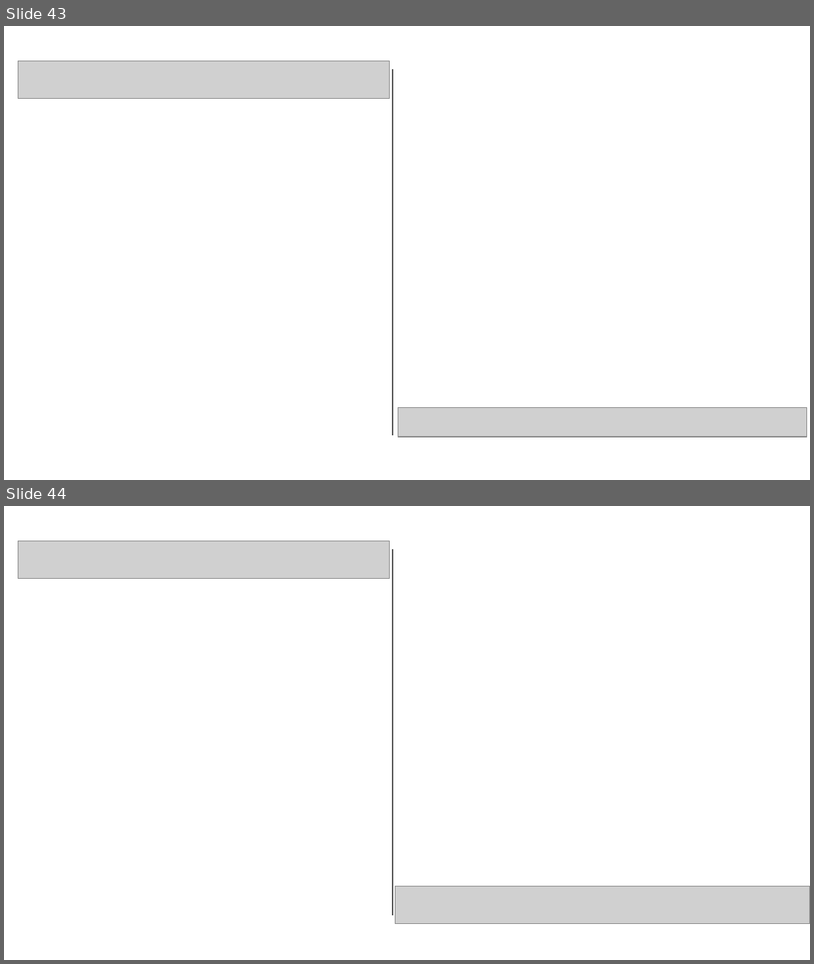
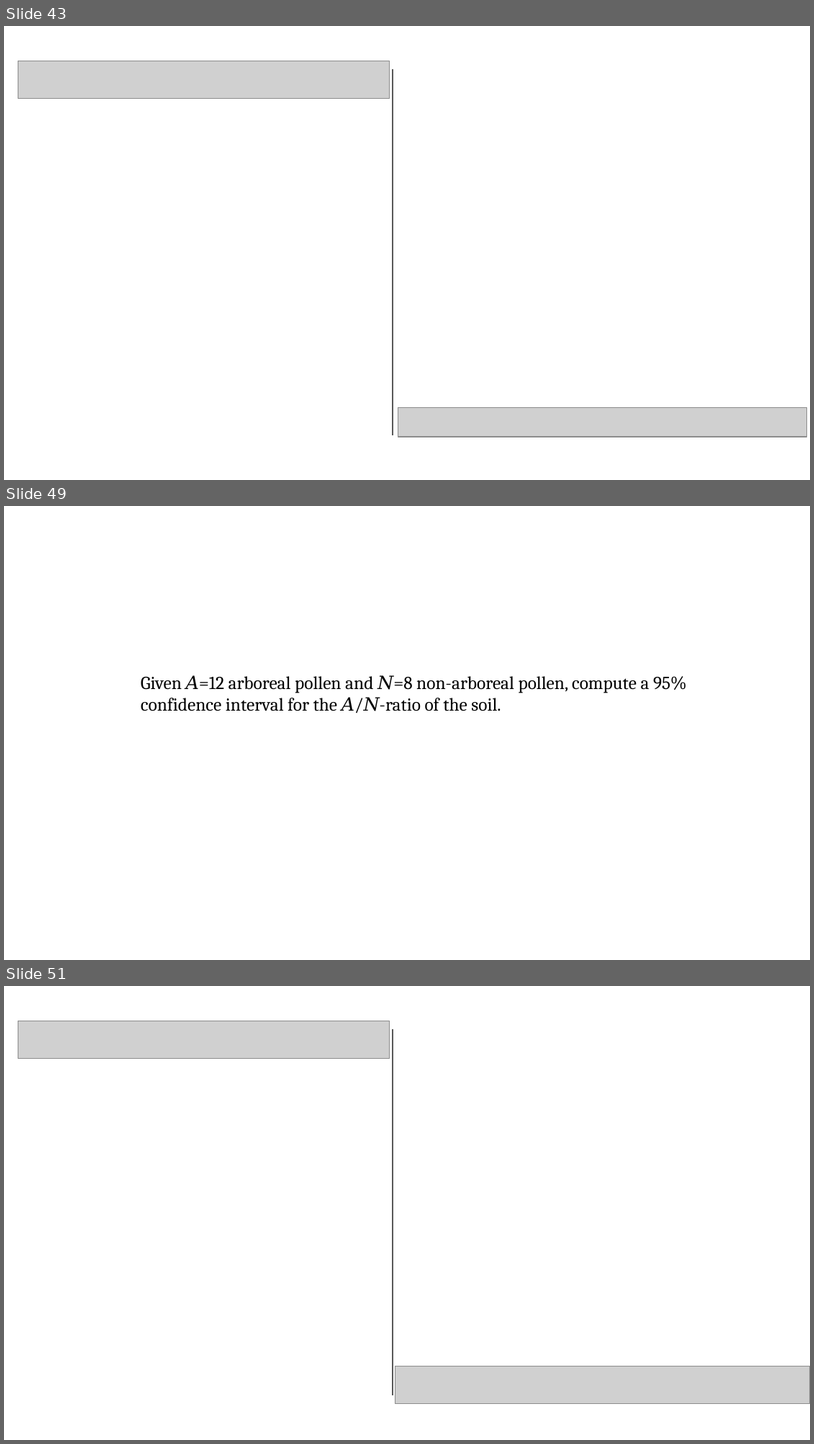
Before and after one commit to pvermees/geostats, a slide deck: slides/quizzes.odp. Shown one above the other, each under a label of ours: slides 43 and 44 before the commit, slides 43, 49 and 51 after it; the slides between them are not shown. The pictures are 814x964 and 814x1444 pixels, drawn with LibreOffice and Linux fonts; fonts in the diff are those of the drawing; grey boxes stand for pictures. Boxes give left, top, right and bottom in pixels: in the first picture for what was removed or moved away, otherwise in the second. Text is boxed around its words. In the diff, an @@ line names an element or a change of style, - is before the commit and + after.

```diff
--- a/slides/quizzes.odp
+++ b/slides/quizzes.odp
@@ slide 49 added at [4, 506, 810, 960], background #FFFFFF @@
@@ text added at [141, 675, 687, 711], 18 pt, text #000000 @@
+Given 𝐴=12 arboreal pollen and 𝑁=8 non-arboreal pollen, compute a 95% confidence interval for the 𝐴/𝑁-ratio of the soil.
@@ what was slide 44 is now slide 51 @@
```
Also in this commit, not shown: 6 other slides added, 2 other files.
